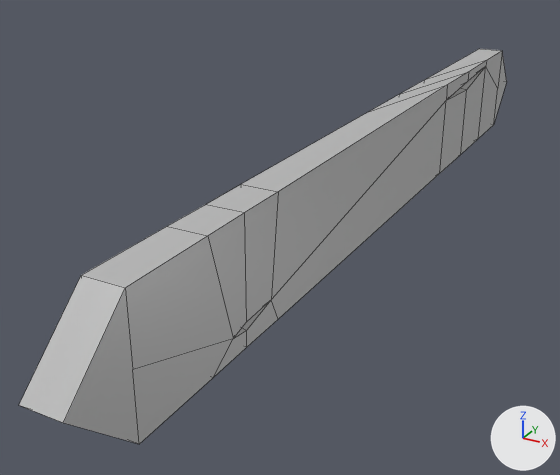
Renders of the FBX model Plague March/Assets/Meshes/Signpost/MESH_Sign_5.fbx from each side of a commit.
Camera for both pictures: a 50 mm lens placed at (0.541, -1.042, 1.72), pointed at (-0.141, 0.198, 1.1). The axes (+X, +Y, +Z) are drawn at lower right. The lights are the same throughout. Mesh edges are drawn as thin lines. Where no turn or scale is listed for an object, it has been applied to the vertices.

Script lines for the objects in view, before the commit:
```python
me_mesh = bpy.data.meshes.new('Mesh')
me_mesh.from_pydata(...)  # 60 vertices, 66 faces; spans x -0.03..0.03, y -0.58..1.25, z 1.12..1.33
me_mesh.materials.append(mat_text_signpost_1)  # grey #bcbcbc
ob_mesh_sign_5 = bpy.data.objects.new('MESH_Sign_5', me_mesh)
ob_mesh_sign_5.location = (0.0, 0.0, 0.0)
```
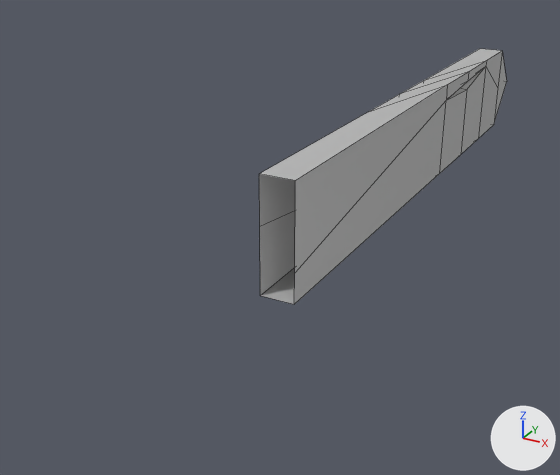
The newer file is also turned or shifted as a whole; pictures and numbers use the older file's frame.

Pixel boxes (x1, y1, x2, y2) of what changed, in the pictures (560 x 475 px):
'MESH_Sign_5', reshaped (49% narrower, 35% shorter)
    before: (19, 49, 507, 444)
    after: (259, 49, 507, 304)
part 1 of me_mesh, cut back
    before: (19, 171, 440, 444)
    after: (259, 171, 440, 304)

Patch to the scene script:
```diff
--- a/Plague March/Assets/Meshes/Signpost/MESH_Sign_5.fbx.py
+++ b/Plague March/Assets/Meshes/Signpost/MESH_Sign_5.fbx.py
@@ me_mesh @@
 # used by ob_mesh_sign_5; location = (0.0, 0.0, 0.0)
-me_mesh.from_pydata(...)  # 60 vertices, 66 faces; spans x -0.03..0.03, y -0.58..1.25, z 1.12..1.33
+me_mesh.from_pydata(...)  # 36 vertices, 36 faces; spans x -0.03..0.03, y -0.07..1.25, z 1.12..1.33
+# me_mesh part 1
+# 30 vertices are removed from x -0.03..0.03, y -0.58..-0.12, z 1.12..1.33
+# 36 faces are deleted
+# 6 vertices are added at (-0.03, -0.07, 1.12), (0.03, -0.07, 1.12), (0.03, -0.07, 1.18), (-0.03, -0.07, 1.24), (0.03, -0.07, 1.33), (-0.03, -0.07, 1.33)
+# 6 new faces join them
 me_mesh.materials.append(mat_text_signpost_1)
```
